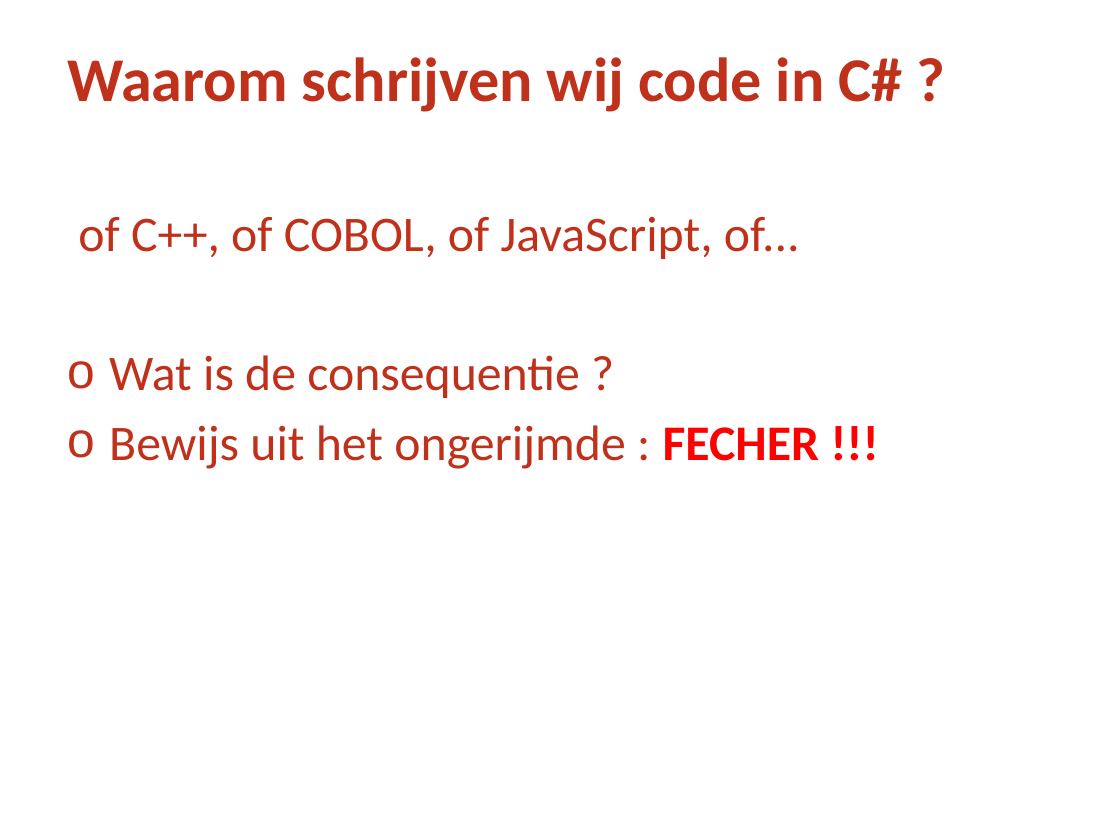
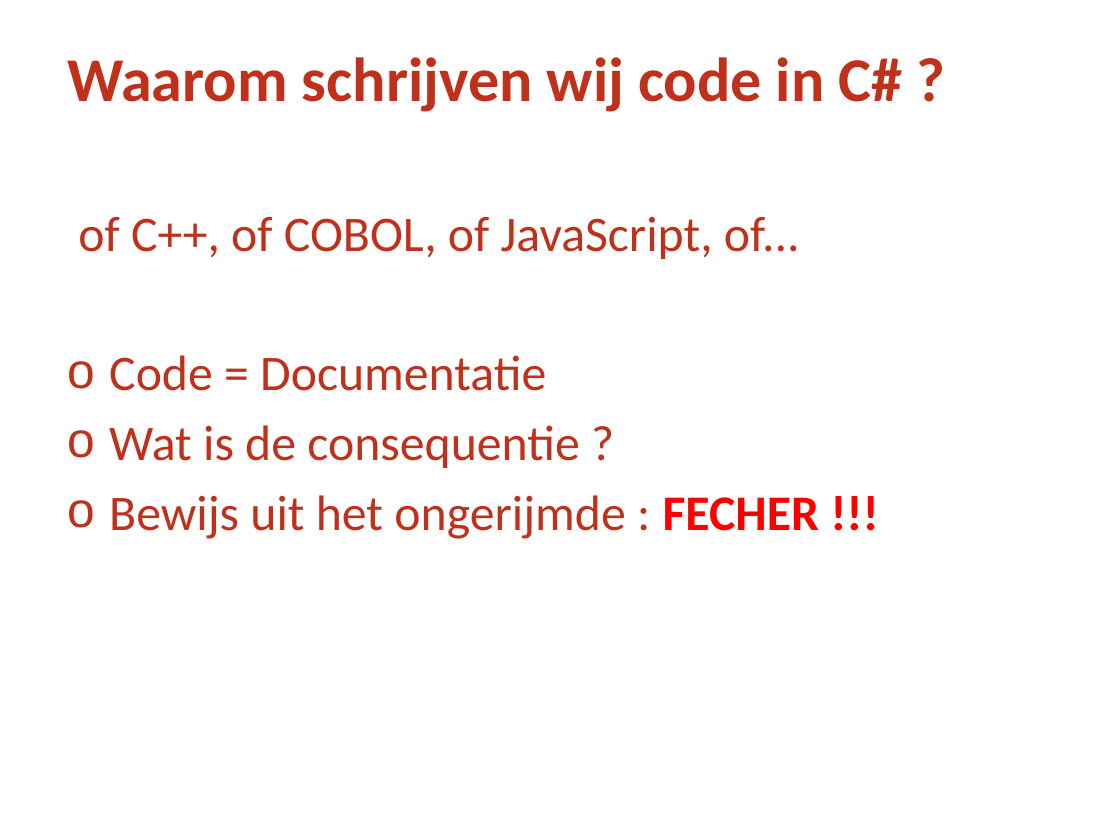
Before and after one commit to WineBewes/CleanCode, a slide deck: slide 6 of Clean Code.pptx. Drawn at 1120x840 pixels with LibreOffice and Linux fonts; fonts in the diff are those of the drawing; background and template pictures are left out. Boxes give left, top, right and bottom in pixels: in the first picture for what was removed or moved away, otherwise in the second. Text is boxed around its words. In the diff, an @@ line names an element or a change of style, - is before the commit and + after.

```diff
--- a/Clean Code.pptx
+++ b/Clean Code.pptx
@@ text at <box>109,355,546,391</box>: paragraph added @@
+o Code = Documentatie
```
Also in this commit, not shown: 1 slide added, 1 slide removed.
